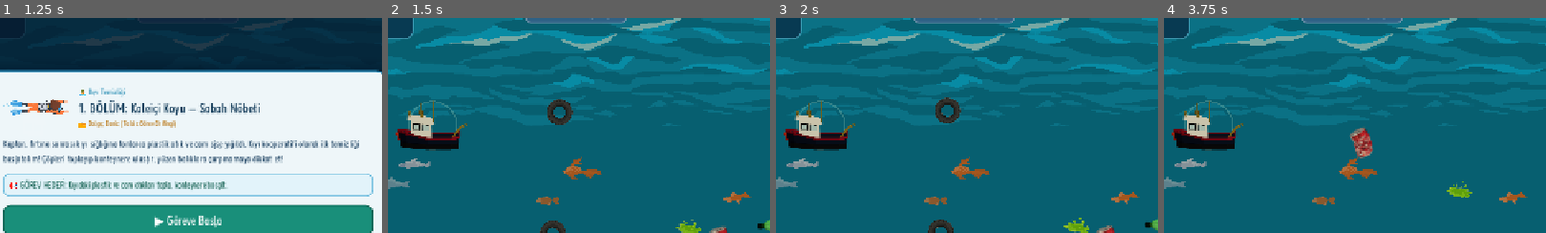
Above: before the commit, frames 1-4 (left to right).
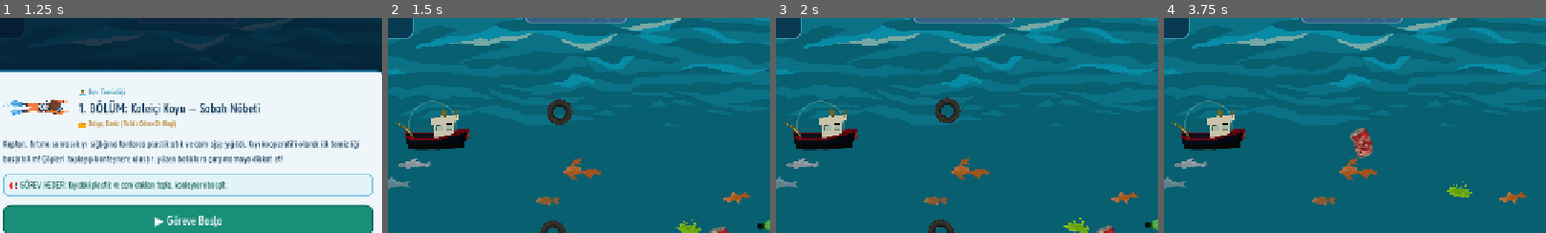
Above: after the commit, the same moments.

Repository: tubaiskol/Mavi-Donus-Hackathon-Team22
Game: Godot game, scene res://scenes/main_menu.tscn
Two runs of this game, one before a commit and one after it. Both use one fixed random seed, a clock stepped at 60 frames per second and the inputs below. The engine's default icon, where the game draws it, is replaced by a stand-in: a white triangle on a blue panel in a dark square.
Inputs:
- Up to frame 1 (1.25 s): click "Denize Açıl" at 0.5 s
- Up to frame 2 (1.5 s): click "▶️ Göreve Başla" at 1.25 s
- Up to frame 3 (2 s): no input
- Up to frame 4 (3.75 s): click "⏸️ Duraklat (ESC)" at 2 s; click "🔄 Seviyeyi Yeniden Başlat" at 2.75 s; click "▶️ Göreve Başla" at 3.5 s
The pictures show only the part of the screen within x 25-75%, y 17-67%; the shares and areas given below are measured in that part.

Frame 1 is identical in both runs. In frame 2, 2.0% of the frame differs, in the area x 2-22%, y 38-62%; in frame 3, 2.0%; in frame 4, 2.0%.

Commit message:
Bazı Araçların Silinmesi  Balık Hareketleri Düzeltildi

Diff:
--- a/scripts/audio_manager.gd
+++ b/scripts/audio_manager.gd
@@ -55,6 +55,8 @@
 			gs.round_ended.connect(_on_round_ended)
 			gs.pollution_changed.connect(_on_pollution_changed)
 
+	# Ambiyans .wav dosyası döngüye alınmamış; bitince yeniden başlat.
+	ambient_player.finished.connect(func(): ambient_player.play())
 	start_ambient()
 
 
@@ -195,7 +197,9 @@
 	last_engine_was_solar = is_solar
 	var sound_key := "boat_engine_solar" if is_solar else "boat_engine_diesel"
 	if sounds.has(sound_key):
-		engine_player.stream = sounds[sound_key]
+		# Aynı akışı her karede yeniden atamak sesi baştan başlatıp cızırdatır.
+		if engine_player.stream != sounds[sound_key]:
+			engine_player.stream = sounds[sound_key]
 		engine_player.volume_db = (-8.0 if is_solar else -5.0) + _sfx_offset_db()
 		if not engine_player.playing:
 			engine_player.play()
--- a/scripts/boat.gd
+++ b/scripts/boat.gd
@@ -2,8 +2,11 @@
 
 const ACCELERATION := 900.0
 const FRICTION := 700.0
-const EDGE_MARGIN := Vector2(24, 24)
 const BASE_PICKUP_RADIUS := 40.0
+
+# Görsellerin varsayılan baktığı yön. Burada yazmayan araçlar SAĞA bakar.
+# Kırmızı ve yeşil gemi görselleri SOLA bakıyor (başı solda), diğerleri sağa.
+const FACES_LEFT := ["red", "emerald"]
 
 const BOAT_TEXTURES := {
 	"red": preload("res://assets/vehicles/ship_red.png"),
@@ -13,13 +16,15 @@
 	"coast_guard": preload("res://assets/story/coast_guard.png"),
 	"sub_fat": preload("res://assets/vehicles/sub_fat.png"),
 	"sub_green": preload("res://assets/vehicles/sub_green.png"),
-	"drill_robot": preload("res://assets/vehicles/drill_robot.png"),
 	"gold": preload("res://assets/story/coast_guard.png"),
 	"royal": preload("res://assets/vehicles/sub_fat.png")
 }
 
 var pickup_circle := CircleShape2D.new()
 var _hit_flash_timer := 0.0
+var _sprite_faces_left := false
+var _look_dir := 1.0 # son yatay yön: -1 sol, +1 sağ
+var _edge_margin := Vector2(24, 24)
 
 @onready var sprite: Sprite2D = $Sprite2D
 @onready var pickup_area: Area2D = $PickupArea
@@ -46,13 +51,23 @@
 	var target_len := 125.0
 	if boat_id in ["gulet", "coast_guard"]:
 		target_len = 140.0
-	elif boat_id in ["sub_fat", "drill_robot"]:
+	elif boat_id == "sub_fat":
 		target_len = 130.0
-	elif boat_id == "blue":
-		target_len = 220.0 # Orijinal blue_boat geniş şeffaf kenarlığa sahip
 	var s := target_len / maxf(longest, 1.0)
 	sprite.scale = Vector2(s, s)
 	sprite.self_modulate = Color.WHITE
+
+	# Her aracın görseli farklı yöne bakabilir; çevirme buna göre yapılır.
+	var resolved_id: String = boat_id
+	if boat_id == "gold":
+		resolved_id = "coast_guard"
+	elif boat_id == "royal":
+		resolved_id = "sub_fat"
+	_sprite_faces_left = resolved_id in FACES_LEFT
+
+	# Ekran kenar payı gemi boyuna göre (eski sabit 24 px gemiyi yarı ekran dışına çıkarıyordu).
+	var shown := tex.get_size() * s
+	_edge_margin = Vector2(maxf(shown.x * 0.45, 24.0), maxf(shown.y * 0.40, 24.0))
 
 	_update_pickup_shape()
 	queue_redraw()
@@ -60,6 +75,11 @@
 
 func trigger_fish_hit_feedback() -> void:
 	_hit_flash_timer = 0.8
+
+
+# Tekne yanıp sönerken (balığa çarptıktan sonra) tekrar ceza yemez.
+func is_invulnerable() -> bool:
+	return _hit_flash_timer > 0.0
 
 
 func _physics_process(delta: float) -> void:
@@ -83,8 +103,8 @@
 
 	var screen := get_viewport_rect()
 	position = position.clamp(
-		screen.position + EDGE_MARGIN,
-		screen.end - EDGE_MARGIN
+		screen.position + _edge_margin,
+		screen.end - _edge_margin
 	)
 
 	# Sol üst HUD paneli altına gemi giremez (görüş kapalı)
@@ -95,17 +115,14 @@
 			position.y = 162.0
 
 	# Teknenin ters dönmesini engelle:
-	# Sağa ve sola giderken görseli yatay çevir (flip_h), asla baş aşağı dönmesin!
+	# Sağa/sola giderken görseli yatay çevir (flip_h); asla baş aşağı dönmez.
+	# Görsel sola bakıyorsa (kırmızı, yeşil gemi) çevirme mantığı tersine işler.
 	if absf(velocity.x) > 12.0:
-		sprite.flip_h = (velocity.x < 0.0)
+		_look_dir = signf(velocity.x)
+	sprite.flip_h = ((_look_dir < 0.0) != _sprite_faces_left)
 
-	# Su üzerinde hafif meyillenme (en fazla ±10-12 derece)
-	var target_tilt := 0.0
-	if absf(velocity.x) > 8.0:
-		var dir := -1.0 if sprite.flip_h else 1.0
-		target_tilt = clampf(velocity.y / GameState.boat_speed, -1.0, 1.0) * 0.18 * dir
-	else:
-		target_tilt = clampf(velocity.y / GameState.boat_speed, -1.0, 1.0) * 0.10
+	# Su üzerinde hafif meyillenme (en fazla ±10 derece), baş gidilen yöne göre
+	var target_tilt := clampf(velocity.y / maxf(GameState.boat_speed, 1.0), -1.0, 1.0) * 0.18 * _look_dir
 
 	sprite.rotation = lerp_angle(sprite.rotation, target_tilt, 8.0 * delta)
 
--- a/scripts/fish.gd
+++ b/scripts/fish.gd
@@ -1,5 +1,8 @@
 extends Area2D
 
+# NOT: fish_grey_long_a.png ve fish_grey_long_b.png aynı yılan balığının iki YARIM parçası
+# (biri baş, biri gövde). Tek balık olarak kullanılınca yarım görünüyordu; bunun yerine
+# tam olan fish_grey.png kullanılıyor.
 const FISH_TEXTURES := [
 	preload("res://assets/fish/fish_blue.png"),
 	preload("res://assets/fish/fish_orange.png"),
@@ -7,8 +10,7 @@
 	preload("res://assets/fish/fish_pink.png"),
 	preload("res://assets/fish/fish_red.png"),
 	preload("res://assets/fish/fish_brown.png"),
-	preload("res://assets/fish/fish_grey_long_a.png"),
-	preload("res://assets/fish/fish_grey_long_b.png")
+	preload("res://assets/fish/fish_grey.png")
 ]
 
 const SKELETON_TEXTURES := [
@@ -21,13 +23,25 @@
 
 const SCHOOL_TEXTURE := preload("res://assets/fish/fish_school.png")
 
+# Balık, geminin GÖVDESİNE bu mesafeden yaklaşınca çarpmış sayılır.
+# (Eskiden geminin toplama halkasına değmesi yetiyordu; Geniş Ağ / büyük araç aldıkça
+# halka büyüdüğü için balıklara uzaktan çarpılıyordu.)
+const BOAT_HIT_RADIUS := 42.0
+const MAX_TILT := 0.35 # radyan (~20 derece)
+const TOP_MARGIN := 150.0
+const BOTTOM_MARGIN := 50.0
+
 var speed := 90.0
 var direction := 1.0 # 1.0: soldan sağa, -1.0: sağdan sola
-var swim_freq := 3.0
-var swim_amp := 18.0
+var swim_freq := 2.0 # rad/sn
+var swim_amp := 20.0 # piksel (yukarı-aşağı salınım genliği)
+var base_y := 0.0
+var hit_radius := 22.0
 var _time := 0.0
+var _escape_y := 1.0
 var is_hit := false
 var is_school := false
+var _boat: Node2D
 
 @onready var sprite: Sprite2D = $Sprite2D
 
@@ -35,15 +49,26 @@
 func _ready() -> void:
 	_time = randf() * TAU
 	speed = randf_range(80.0, 130.0)
-	swim_freq = randf_range(2.5, 4.0)
-	swim_amp = randf_range(12.0, 24.0)
+	swim_freq = randf_range(1.6, 2.6)
+	swim_amp = randf_range(14.0, 28.0)
+
+	# Dalga, ekranın üst HUD alanına ya da alt kenara taşmasın.
+	var screen := get_viewport_rect()
+	base_y = clampf(
+		global_position.y,
+		screen.position.y + TOP_MARGIN + swim_amp,
+		screen.end.y - BOTTOM_MARGIN - swim_amp
+	)
+
+	var scene_root := get_tree().current_scene
+	if scene_root:
+		_boat = scene_root.get_node_or_null("Boat") as Node2D
 
 	_setup_visual()
-	area_entered.connect(_on_area_entered)
 
 
 func _setup_visual() -> void:
-	# %20 ihtimalle 6'lı balık sürüsü, geri kalan tekli canlı balıklar
+	# %20 ihtimalle balık sürüsü, geri kalanı tekli balıklar
 	is_school = (randf() < 0.20)
 
 	if is_school and SCHOOL_TEXTURE:
@@ -57,50 +82,71 @@
 		sprite.texture = FISH_TEXTURES.pick_random()
 		sprite.scale = Vector2(0.55, 0.55)
 
-	# Yüzme yönüne göre yatay çevir (Orijinal balıklar sağa bakar)
+	# Tüm balık görselleri SAĞA bakar; sağdan gelenleri yatay çevir.
 	sprite.flip_h = (direction < 0.0)
+
+	# Çarpma yarıçapı balığın gerçek boyutundan hesaplanır (sürü büyük, tekli küçük).
+	var shown := sprite.texture.get_size() * sprite.scale
+	if is_school:
+		hit_radius = clampf(minf(shown.x, shown.y) * 0.5, 14.0, 60.0)
+	else:
+		hit_radius = clampf(shown.x * 0.30, 14.0, 34.0)
 
 
 func _physics_process(delta: float) -> void:
 	_time += delta
 
 	if is_hit:
-		# Çarpışma sonrası hızla kaçış
-		position.x += direction * speed * 2.2 * delta
-		position.y += sin(_time * 6.0) * 35.0 * delta
+		# Çarpışma sonrası: yönünde hızlanıp gemiden uzaklaşarak kaybolur
+		global_position.x += direction * speed * 1.8 * delta
+		global_position.y += _escape_y * 110.0 * delta
+		rotation = lerp_angle(rotation, 0.0, 6.0 * delta)
 		modulate.a = maxf(modulate.a - delta * 1.5, 0.0)
 		if modulate.a <= 0.01:
 			queue_free()
 		return
 
-	position.x += direction * speed * delta
-	position.y += sin(_time * swim_freq) * (swim_amp * delta)
+	# Düz ilerleme + yumuşak sinüs yüzüşü.
+	# Y konumu doğrudan hesaplanır (sürekli toplama yerine), böylece dalga yerinde kalır.
+	global_position.x += direction * speed * delta
+	global_position.y = base_y + sin(_time * swim_freq) * swim_amp
+
+	# Burun, dikey hıza doğru hafifçe eğilir (balık yüzerken yamulmuş gibi kaymaz).
+	var vy := cos(_time * swim_freq) * swim_amp * swim_freq
+	var tilt := clampf(atan2(vy, speed), -MAX_TILT, MAX_TILT)
+	rotation = tilt * direction * (0.5 if is_school else 1.0)
+
+	_check_boat_hit()
 
 	var screen := get_viewport_rect()
-	if direction > 0.0 and position.x > screen.end.x + 120.0:
+	if direction > 0.0 and global_position.x > screen.end.x + 120.0:
 		queue_free()
-	elif direction < 0.0 and position.x < screen.position.x - 120.0:
+	elif direction < 0.0 and global_position.x < screen.position.x - 120.0:
 		queue_free()
 
 
-func _on_area_entered(area: Area2D) -> void:
+func _check_boat_hit() -> void:
 	if is_hit or not GameState.running or GameState.game_over:
 		return
-
-	if area.name != &"PickupArea":
+	if _boat == null or not is_instance_valid(_boat):
+		return
+	# Tekne yanıp sönerken (iyileşme süresi) ikinci bir ceza verilmez.
+	if _boat.has_method("is_invulnerable") and _boat.is_invulnerable():
+		return
+	if global_position.distance_to(_boat.global_position) > BOAT_HIT_RADIUS + hit_radius:
 		return
 
 	is_hit = true
+	_escape_y = 1.0 if global_position.y >= _boat.global_position.y else -1.0
 
-	# GDD Madde 5.5: Balığa çarpınca kirlilik artar (ceza: +5.0) ve tekne yanıp söner
+	# GDD Madde 5.5: Balığa çarpınca kirlilik artar ve tekne yanıp söner
 	GameState.add_pollution(GameState.fish_penalty)
 
 	if AudioManager:
 		AudioManager.play_fish_hit()
 
-	var boat := area.get_parent()
-	if boat and boat.has_method("trigger_fish_hit_feedback"):
-		boat.trigger_fish_hit_feedback()
+	if _boat.has_method("trigger_fish_hit_feedback"):
+		_boat.trigger_fish_hit_feedback()
 
 	GameState.show_toast(
 		"⚠️ Dikkat! Balıklara çarpmamaya çalış! Deniz yaşamı etkilendi (+%.0f Kirlilik)" % GameState.fish_penalty,
--- a/scripts/game.gd
+++ b/scripts/game.gd
@@ -15,6 +15,7 @@
 @onready var continue_button: Button = $ShopPanel/PanelContainer/VBoxContainer/ContinueButton
 
 var _result_layer: CanvasLayer
+var _last_result_win := false
 var _result_title: Label
 var _result_pol: Label
 var _result_msg: Label
@@ -334,6 +335,7 @@
 
 
 func _show_result(win: bool) -> void:
+	_last_result_win = win
 	shop_panel.hide()
 	_result_title.text = "Kazandın!" if win else "Kaybettin"
 	_result_title.add_theme_color_override(
@@ -442,7 +444,10 @@
 	if AudioManager:
 		AudioManager.play_button()
 	get_tree().paused = false
-	# Kaybedilen veya mevcut seviyeyi baştan başlatır (Seviye 1'e zorlamaz!)
+	# Kaybedilen veya mevcut seviyeyi baştan başlatır. Oyun kazanıldıysa (5. seviye bitti)
+	# "Tekrar Oyna" 1. seviyeden başlatır.
+	if _last_result_win:
+		GameState.current_round = 1
 	GameState.start_level_round(GameState.current_round)
 	get_tree().reload_current_scene()
 
--- a/scripts/game_state.gd
+++ b/scripts/game_state.gd
@@ -72,14 +72,6 @@
 		"desc": "Elektrikli sessiz denizaltı | +54 Alan, +5 Coin",
 		"icon_path": "res://assets/vehicles/sub_green.png"
 	},
-	"drill_robot": {
-		"name": "Derin Deniz Temizlik Robotu",
-		"cost": 65,
-		"radius_bonus": 62.0,
-		"delivery_bonus": 6,
-		"desc": "Büyük okyanus robotu | +62 Alan, +6 Coin",
-		"icon_path": "res://assets/vehicles/drill_robot.png"
-	},
 	# Eski kayıtlara tam uyumluluk takma adları:
 	"gold": {
 		"name": "Sahil Güvenlik Botu",
@@ -101,7 +93,7 @@
 
 const BOAT_ORDER := [
 	"red", "blue", "gulet", "emerald",
-	"coast_guard", "sub_fat", "sub_green", "drill_robot"
+	"coast_guard", "sub_fat", "sub_green"
 ]
 
 const LEVEL_STORIES := {
@@ -295,7 +287,9 @@
 	var raw_boats = data.get("owned_boats", ["red"])
 	owned_boats.clear()
 	for b in raw_boats:
-		owned_boats.append(str(b))
+		# Katalogdan kaldırılan araçlar (örn. drill_robot) eski kayıtlarda kalmış olabilir
+		if BOAT_CATALOG.has(str(b)):
+			owned_boats.append(str(b))
 	if not ("red" in owned_boats):
 		owned_boats.append("red")
 
Binary file changed: assets/blue_boat.png
